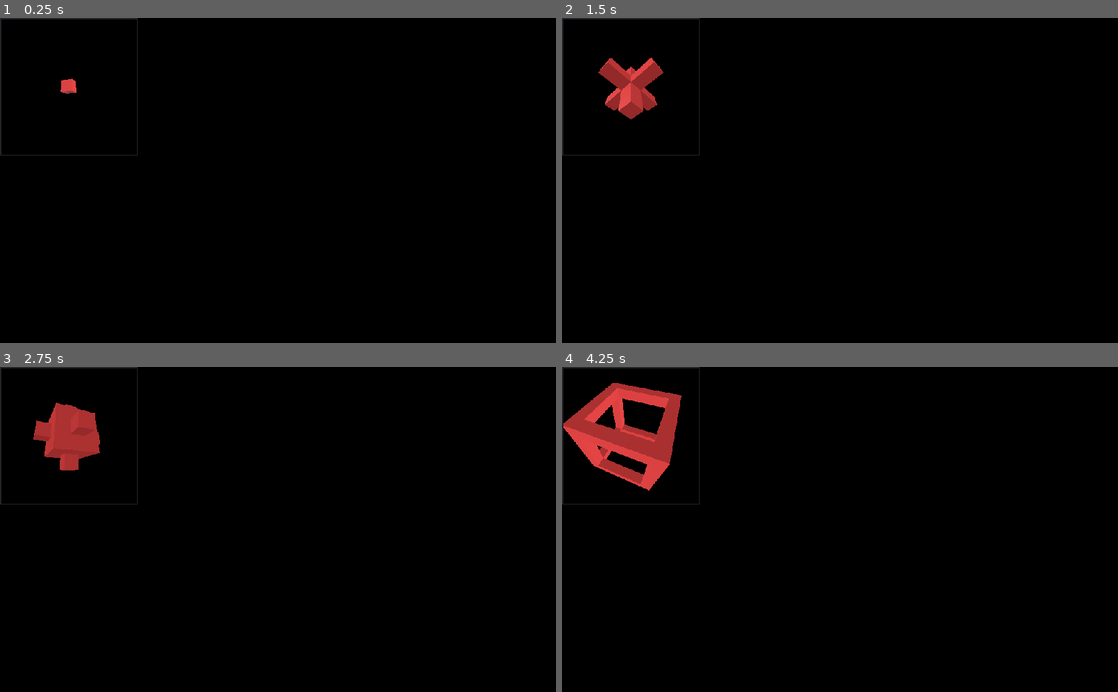
Above: before the commit, frames 1-4 (two rows, left to right).
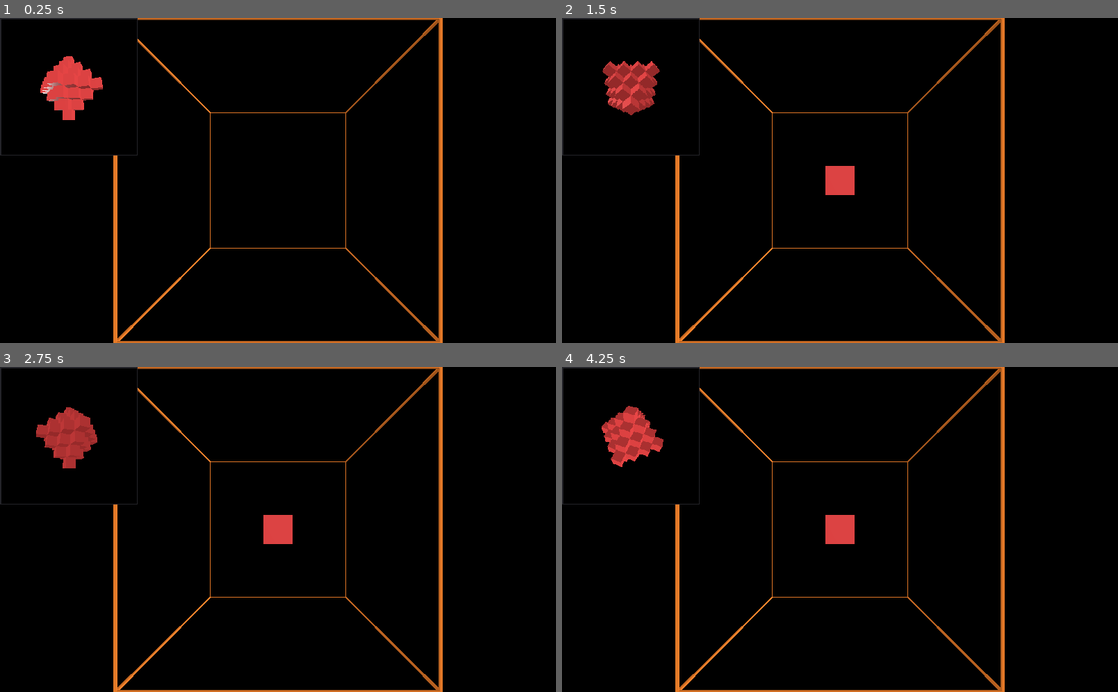
Above: after the commit, the same moments.

Repository: voxelv/blockbeat
Game: Godot game, scene res://main/main.tscn
The game is run twice, just before and just after one commit, with the same random seed, the same clock (stepped at 60 frames per second) and the same inputs.
Inputs (mouse positions are in pixels of both pictures, inside the frame that each line leads up to):
- Up to frame 1 (0.25 s): no input
- Up to frame 2 (1.5 s): tap Enter (ui_accept) at 0.5, 0.6, 0.77, 1.07 s; move the mouse to (962, 164) at 0.52 s; click (962, 164) at 0.67 s; move the mouse to (728, 196) at 1.27 s; tap Down (cam_down) at 1.35 s; click (728, 196) at 1.42 s
- Up to frame 3 (2.75 s): tap Enter (ui_accept) at 1.52, 1.55, 1.82, 2.3 s; move the mouse to (333, 458) at 2.02 s; hold Left (cam_left) from 2.03 s (still down); click (333, 458) at 2.17 s
- Up to frame 4 (4.25 s): move the mouse to (812, 594) at 2.77 s; release Left (cam_left) at 2.78 s; tap Right (cam_right) at 2.85 s; click (812, 594) at 2.92 s; tap Enter (ui_accept) at 3.02, 3.05, 3.32, 3.77, 3.8, 4.07 s; move the mouse to (1006, 578) at 3.52 s; hold Up (cam_up) from 3.53 s (still down); click (1006, 578) at 3.67 s

The runs differ from the first frame. In frame 1, 3.9% of the frame differs, in the area x 7-80%, y 0-100%; in frame 2, 4.1%; in frame 3, 3.7%; in frame 4, 6.8%, in the area x 0-80%, y 0-100%.

Commit message:
added boundary...

Diff:
--- /dev/null
+++ b/src/main/boundary/boundary.gd
@@ -0,0 +1,64 @@
+extends Spatial
+
+export (String, "3", "5", "7") var side_length = "3"
+
+var side_len:int
+
+onready var z_borders = find_node("z_borders")
+onready var y_borders = find_node("y_borders")
+onready var x_borders = find_node("x_borders")
+
+func set_side_len(side_len):
+	var half_len:float = side_len / 2.0
+	var m:MeshInstance
+
+	m = z_borders.get_child(0)
+	m.mesh.size.z = side_len
+	m.translation = Vector3(-half_len, -half_len, 0)
+
+	m = z_borders.get_child(1)
+	m.mesh.size.z = side_len
+	m.translation = Vector3(-half_len, half_len, 0)
+
+	m = z_borders.get_child(2)
+	m.mesh.size.z = side_len
+	m.translation = Vector3(half_len, half_len, 0)
+
+	m = z_borders.get_child(3)
+	m.mesh.size.z = side_len
+	m.translation = Vector3(half_len, -half_len, 0)
+
+	m = y_borders.get_child(0)
+	m.mesh.size.y = side_len
+	m.translation = Vector3(-half_len, 0, -half_len)
+
+	m = y_borders.get_child(1)
+	m.mesh.size.y = side_len
+	m.translation = Vector3(-half_len, 0, half_len)
+
+	m = y_borders.get_child(2)
+	m.mesh.size.y = side_len
+	m.translation = Vector3(half_len, 0, half_len)
+
+	m = y_borders.get_child(3)
+	m.mesh.size.y = side_len
+	m.translation = Vector3(half_len, 0, -half_len)
+
+	m = x_borders.get_child(0)
+	m.mesh.size.x = side_len
+	m.translation = Vector3(0, -half_len, -half_len)
+
+	m = x_borders.get_child(1)
+	m.mesh.size.x = side_len
+	m.translation = Vector3(0, -half_len, half_len)
+
+	m = x_borders.get_child(2)
+	m.mesh.size.x = side_len
+	m.translation = Vector3(0, half_len, half_len)
+
+	m = x_borders.get_child(3)
+	m.mesh.size.x = side_len
+	m.translation = Vector3(0, half_len, -half_len)
+
+func _ready():
+	set_side_len(int(side_length))
--- /dev/null
+++ b/src/main/boundary/boundary.tscn
@@ -0,0 +1,75 @@
+[gd_scene load_steps=6 format=2]
+
+[ext_resource path="res://main/boundary/boundary.gd" type="Script" id=1]
+
+[sub_resource type="SpatialMaterial" id=1]
+albedo_color = Color( 1, 0.529412, 0.152941, 1 )
+
+[sub_resource type="CubeMesh" id=2]
+material = SubResource( 1 )
+size = Vector3( 0.05, 0.05, 3 )
+
+[sub_resource type="CubeMesh" id=3]
+material = SubResource( 1 )
+size = Vector3( 0.05, 3, 0.05 )
+
+[sub_resource type="CubeMesh" id=4]
+material = SubResource( 1 )
+size = Vector3( 3, 0.05, 0.05 )
+
+[node name="Spatial" type="Spatial"]
+script = ExtResource( 1 )
+
+[node name="z_borders" type="Spatial" parent="."]
+
+[node name="z1" type="MeshInstance" parent="z_borders"]
+mesh = SubResource( 2 )
+material/0 = null
+
+[node name="z2" type="MeshInstance" parent="z_borders"]
+mesh = SubResource( 2 )
+material/0 = null
+
+[node name="z3" type="MeshInstance" parent="z_borders"]
+mesh = SubResource( 2 )
+material/0 = null
+
+[node name="z4" type="MeshInstance" parent="z_borders"]
+mesh = SubResource( 2 )
+material/0 = null
+
+[node name="y_borders" type="Spatial" parent="."]
+
+[node name="y1" type="MeshInstance" parent="y_borders"]
+mesh = SubResource( 3 )
+material/0 = null
+
+[node name="y2" type="MeshInstance" parent="y_borders"]
+mesh = SubResource( 3 )
+material/0 = null
+
+[node name="y3" type="MeshInstance" parent="y_borders"]
+mesh = SubResource( 3 )
+material/0 = null
+
+[node name="y4" type="MeshInstance" parent="y_borders"]
+mesh = SubResource( 3 )
+material/0 = null
+
+[node name="x_borders" type="Spatial" parent="."]
+
+[node name="x1" type="MeshInstance" parent="x_borders"]
+mesh = SubResource( 4 )
+material/0 = null
+
+[node name="x2" type="MeshInstance" parent="x_borders"]
+mesh = SubResource( 4 )
+material/0 = null
+
+[node name="x3" type="MeshInstance" parent="x_borders"]
+mesh = SubResource( 4 )
+material/0 = null
+
+[node name="x4" type="MeshInstance" parent="x_borders"]
+mesh = SubResource( 4 )
+material/0 = null
--- a/src/main/main.gd
+++ b/src/main/main.gd
@@ -1,18 +1,19 @@
 extends Node
 const _shape_manager_pre = preload("res://main/shape_manager.gd")
 const _goal_camera_pre = preload("res://main/goal_shape/goal_camera.gd")
+const _boundary_pre = preload("res://main/boundary/boundary.gd")
 onready var goal_shape = find_node("goal_shape") as _shape_manager_pre
 onready var player_shape = find_node("player_shape") as _shape_manager_pre
 onready var goal_camera = find_node("goal_camera") as _goal_camera_pre
+onready var boundary = find_node("boundary") as _boundary_pre
 
 func _ready():
 	randomize()
+	next_shape()
 	player_shape.connect("cubes_changed", self, "_on_player_shape_cubes_changed")
 
 func _process(delta):
-	if Input.is_action_just_pressed("ui_accept"):
-		next_shape()
-		player_shape.set_shape(shapes_lib.NULL_SHAPE)
+	pass
 
 func _on_player_shape_cubes_changed():
 	if shapes_lib.shapes_match(player_shape.cubes.keys(), goal_shape.cubes.keys()):
@@ -25,3 +26,4 @@
 	var shape_data = shape_list[shape_list.keys()[randi() % len(shape_list.keys())]]
 	goal_shape.set_shape(shape_data)
 	goal_camera.set_zoom_for_size(size)
+	boundary.set_side_len({shapes_lib.SIZE.THREE:3, shapes_lib.SIZE.FIVE:5, shapes_lib.SIZE.SEVEN:7}[size])
--- a/src/main/main.tscn
+++ b/src/main/main.tscn
@@ -1,13 +1,14 @@
-[gd_scene load_steps=10 format=2]
+[gd_scene load_steps=11 format=2]
 
 [ext_resource path="res://main/main.gd" type="Script" id=1]
 [ext_resource path="res://util/gizmo.tscn" type="PackedScene" id=2]
 [ext_resource path="res://main/lighting.tscn" type="PackedScene" id=3]
 [ext_resource path="res://main/main_camera.tscn" type="PackedScene" id=4]
 [ext_resource path="res://main/player_shape/player_shape.tscn" type="PackedScene" id=5]
-[ext_resource path="res://black_environment.tres" type="Environment" id=6]
-[ext_resource path="res://main/goal_shape/goal_camera.tscn" type="PackedScene" id=7]
-[ext_resource path="res://main/goal_shape/goal_shape.tscn" type="PackedScene" id=8]
+[ext_resource path="res://main/boundary/boundary.tscn" type="PackedScene" id=6]
+[ext_resource path="res://black_environment.tres" type="Environment" id=7]
+[ext_resource path="res://main/goal_shape/goal_camera.tscn" type="PackedScene" id=8]
+[ext_resource path="res://main/goal_shape/goal_shape.tscn" type="PackedScene" id=9]
 
 [sub_resource type="World" id=1]
 
@@ -25,10 +26,13 @@
 
 [node name="player_shape" parent="." instance=ExtResource( 5 )]
 
+[node name="boundary" parent="." instance=ExtResource( 6 )]
+
 [node name="WorldEnvironment" type="WorldEnvironment" parent="."]
-environment = ExtResource( 6 )
+environment = ExtResource( 7 )
 
 [node name="Control2" type="Control" parent="."]
+editor/display_folded = true
 margin_right = 254.0
 margin_bottom = 254.0
 rect_min_size = Vector2( 254, 254 )
Not shown: 1 places in src/main/main.tscn that only renumber resources
